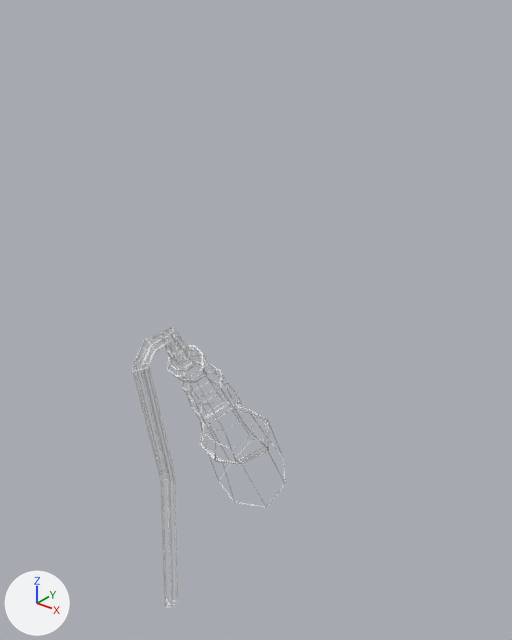
The glTF model src/main/webapp/content/assets/models/flower.glb, before and after one commit.
One viewpoint serves both versions: a 50 mm camera at (6.86, -6.04, 3.07) aimed at (0.28, 2.17, -2.02). The axes (+X, +Y, +Z) are drawn at lower left. The lights are the same throughout. Where no turn or scale is listed for an object, it has been applied to the vertices. Vertices at the same position are counted once.

Script lines for the objects in view, before the commit:
```python
me_cube_001 = bpy.data.meshes.new('Cube.001')
me_cube_001.from_pydata(...)  # 1042 vertices, 2752 faces; spans x -0.74..0.77, y -0.77..2.5, z -8.77..-3.48
ob_cube = bpy.data.objects.new('Cube', me_cube_001)
ob_cube.location = (0.0, 0.49, 1.89)
```
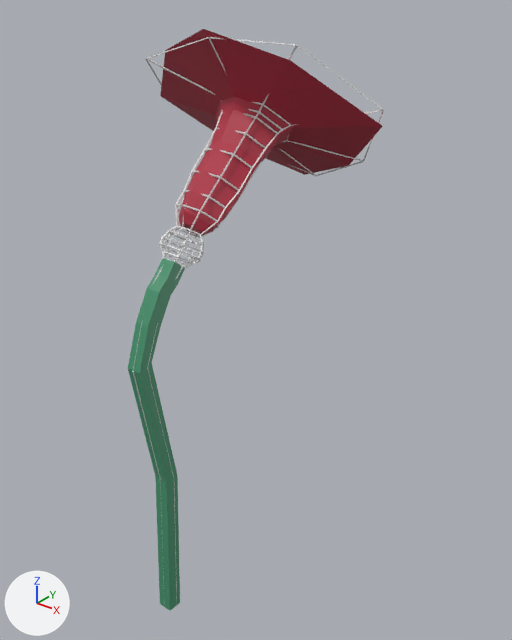
What differs and where, as boxes [x1, y1, x2, y2] in the pictures (512 x 640 px; the box of a moved part takes in the faces that stretch with it):
```json
{"object": "Cube.001", "change": "added", "after": [160, 29, 383, 235], "on screen": "red"}
{"object": "Cube", "change": "reshaped", "before": [132, 326, 286, 608], "after": [132, 37, 384, 608], "on screen": "63% wider, 102% taller"}
{"object": "Cube.002", "change": "added", "after": [128, 258, 185, 610], "on screen": "green"}
{"part": 1, "of": "me_cube_001", "change": "moved or reshaped", "before": [133, 326, 286, 507], "after": [133, 37, 384, 370]}
```

The change, as JSON lines over the scene's bpy script:
```json
{"op": "add", "block": "mat_material_001", "code": ["mat_material_001 = principled_material('Material.001')", "mat_material_001.base_color = (0.0578, 0.283, 0.15)  # green #44916c"]}
{"op": "add", "block": "mat_material", "code": ["mat_material = principled_material('Material')", "mat_material.base_color = (0.497, 0.0319, 0.063)  # red #bb3247"]}
{"block": "me_cube_001", "where": "# used by ob_cube; location = (0.0, 0.49, 1.89)"}
{"op": "remove", "block": "me_cube_001", "code": "me_cube_001.from_pydata(...)  # 1042 vertices, 2752 faces; spans x -0.74..0.77, y -0.77..2.5, z -8.77..-3.48"}
{"op": "add", "block": "me_cube_001", "code": "me_cube_001.from_pydata(...)  # 1042 vertices, 2752 faces; spans x -2.11..2.1, y -0.77..3.19, z -8.77..0.45"}
{"block": "me_cube_001", "change": "me_cube_001 part 1: 896 of 1042 vertices moved; they spanned x -0.74..0.77, y -0.47..2.5, z -7.61..-3.48 and now span x -2.11..2.1, y -0.54..3.19, z -3.31..0.45; mean shift (0.0, 0.11, 2.88); largest move (0.36, 2.4, -7.07) -> (1.22, 1.36, 0.39)"}
{"op": "add", "block": "me_cube_002", "code": ["me_cube_002 = bpy.data.meshes.new('Cube.002')", "me_cube_002.from_pydata(...)  # 28 vertices, 52 faces; spans x -0.12..0.12, y -0.83..0.17, z -6.13..0.17", "me_cube_002.materials.append(mat_material_001)  # green #44916c"]}
{"op": "add", "block": "me_cube", "code": ["me_cube = bpy.data.meshes.new('Cube')", "me_cube.from_pydata(...)  # 74 vertices, 144 faces; spans x -2.12..2.12, y -0.93..2.06, z -0.82..1.97", "me_cube.materials.append(mat_material)  # red #bb3247"]}
{"op": "add", "block": "ob_cube_002", "code": ["ob_cube_002 = bpy.data.objects.new('Cube.002', me_cube_002)", "ob_cube_002.location = (0.01, 0.56, -0.72)"]}
{"op": "add", "block": "ob_cube_001", "code": ["ob_cube_001 = bpy.data.objects.new('Cube.001', me_cube)", "ob_cube_001.location = (-0.03, 1.84, 0.47)"]}
```
